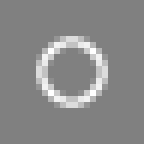
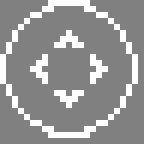
Layers edited between the first and the second w=144, h=144 image:
added layer "Layer #6" above "Layer #5" over [30, 30, 108, 108]
added layer "Layer #5" above "Layer #4" over [0, 0, 138, 138]
hid "Layer #1" over [36, 36, 108, 108]
